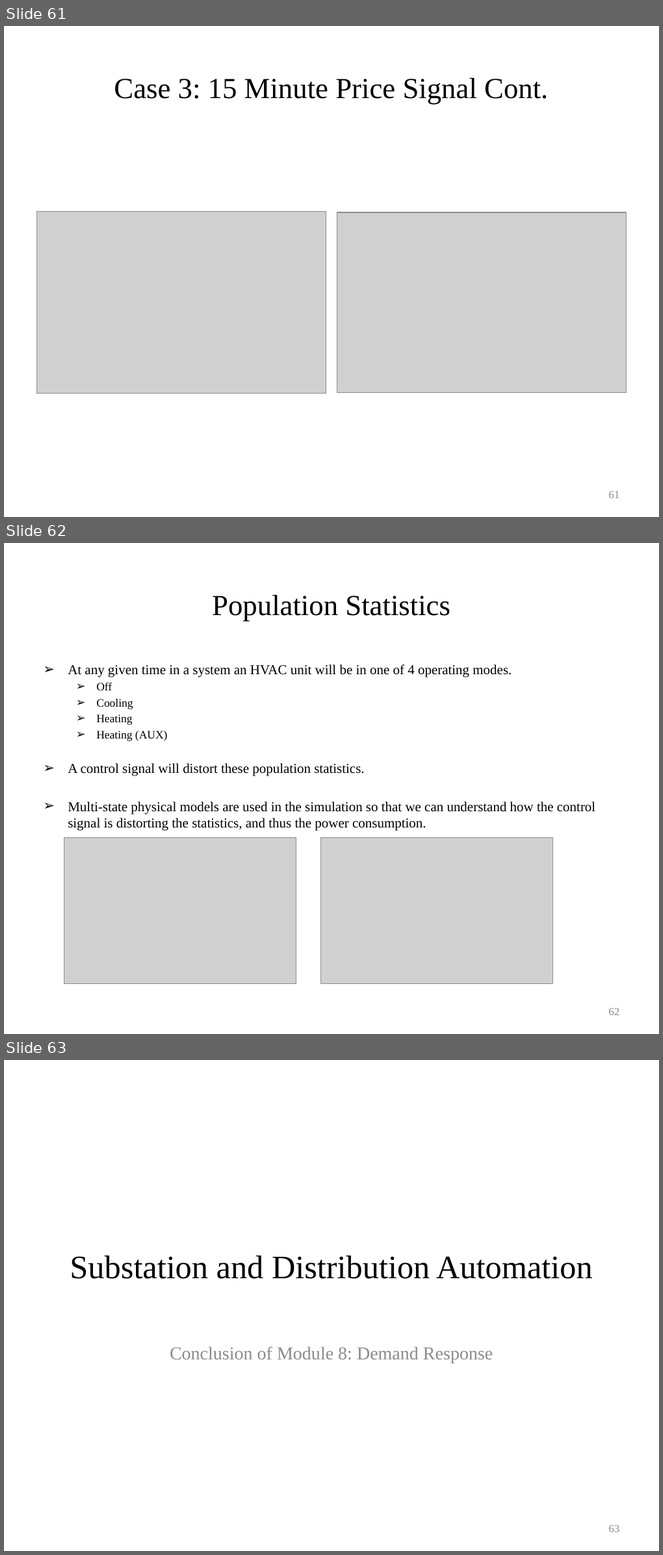
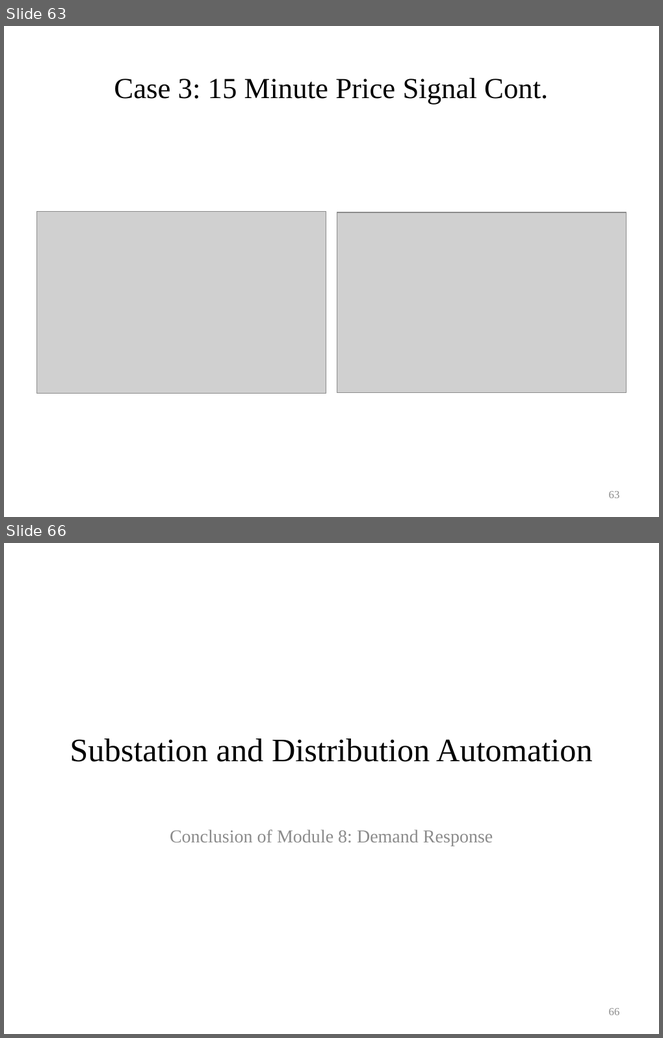
Before and after one commit to gridlab-d/course, a slide deck: University of Washington Class/Narrated Slides/Module 8 - Demand response.pptx. Shown one above the other, each under a label of ours: slides 61, 62 and 63 before the commit, slides 63 and 66 after it; the slides between them are not shown. The pictures are 663x1555 and 663x1038 pixels, drawn with LibreOffice and Linux fonts; fonts in the diff are those of the drawing; grey boxes stand for pictures; background and template pictures are left out. Boxes give left, top, right and bottom in pixels: in the first picture for what was removed or moved away, otherwise in the second. Text is boxed around its words. In the diff, an @@ line names an element or a change of style, - is before the commit and + after.

```diff
--- a/University of Washington Class/Narrated Slides/Module 8 - Demand response.pptx
+++ b/University of Washington Class/Narrated Slides/Module 8 - Demand response.pptx
@@ slide 62 removed at [4, 543, 659, 1034], background #FFFFFF @@
@@ title removed at [212, 595, 451, 621] @@
-Population Statistics
@@ text removed at [68, 665, 596, 831] @@
-➢ At any given time in a system an HVAC unit will be in one of 4 operating modes.
-  ➢ Off
-  ➢ Cooling
-  ➢ Heating
-  ➢ Heating (AUX)
-➢ A control signal will distort these population statistics.
-➢ Multi-state physical models are used in the simulation so that we can understand how the control signal is distorting the statistics, and thus the power consumption.
@@ picture removed at [64, 838, 296, 984] @@
@@ picture removed at [321, 838, 553, 984] @@
@@ page number removed at [609, 1008, 620, 1016] @@
-62
@@ what was slide 61 is now slide 63 @@
@@ page number at [609, 491, 620, 499]: text changed @@
-61
+63
@@ what was slide 63 is now slide 66 @@
@@ page number at [609, 1008, 620, 1016]: text changed @@
-63
+66
```
Also in this commit, not shown: 7 slides changed, 4 slides added.
